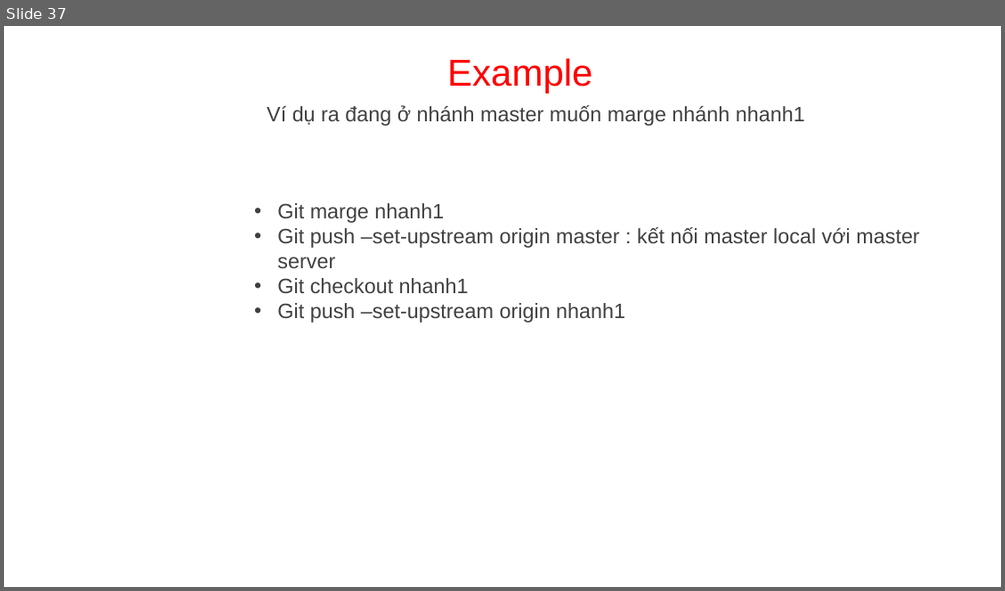
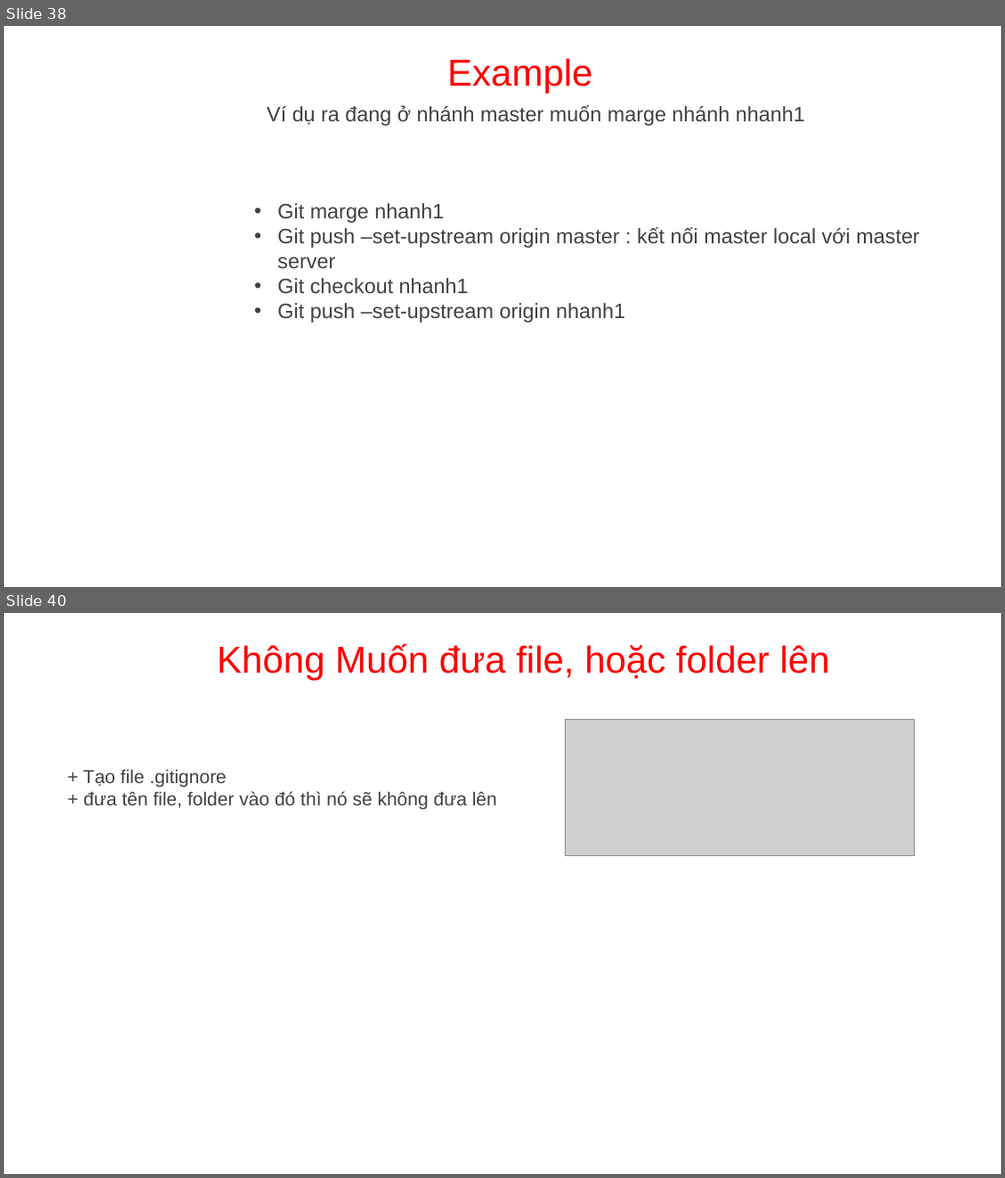
Before and after one commit to VANTHO15/git, a slide deck: Git&Github.pptx. Shown one above the other, each under a label of ours: slide 37 before the commit, slides 38 and 40 after it; the slides between them are not shown. The pictures are 1005x591 and 1005x1178 pixels, drawn with LibreOffice and Linux fonts; fonts in the diff are those of the drawing; grey boxes stand for pictures; background and template pictures are left out. Boxes give left, top, right and bottom in pixels: in the first picture for what was removed or moved away, otherwise in the second. Text is boxed around its words. In the diff, an @@ line names an element or a change of style, - is before the commit and + after.

```diff
--- a/Git&Github.pptx
+++ b/Git&Github.pptx
@@ slide 40 added at <box>4,613,1001,1174</box>, background picture (left out) @@
@@ text added at <box>217,643,830,680</box>, 36 pt, text #FF0000 @@
+Không Muốn đưa file, hoặc folder lên
@@ picture added at <box>565,719,914,856</box> @@
@@ text added at <box>83,769,497,810</box>, 18 pt, text #404040 @@
++ Tạo file .gitignore
++ đưa tên file, folder vào đó thì nó sẽ không đưa lên
@@ what was slide 37 is now slide 38 @@
```
Also in this commit, not shown: 1 slide changed, 1 other slide added.
